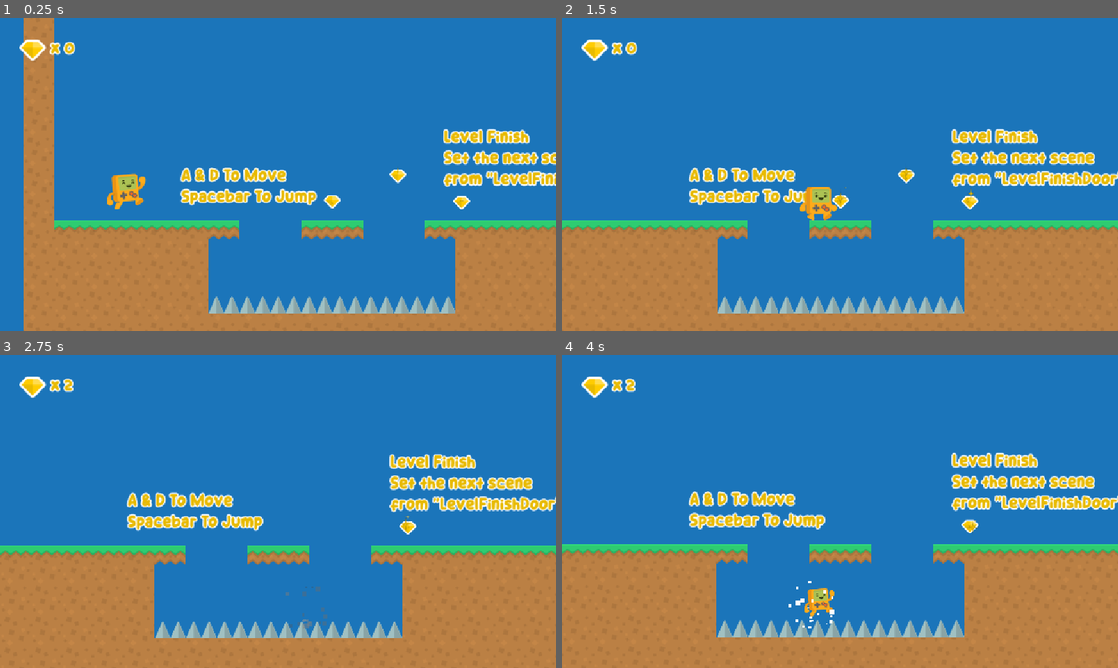
Above: before the commit, frames 1-4 (two rows, left to right).
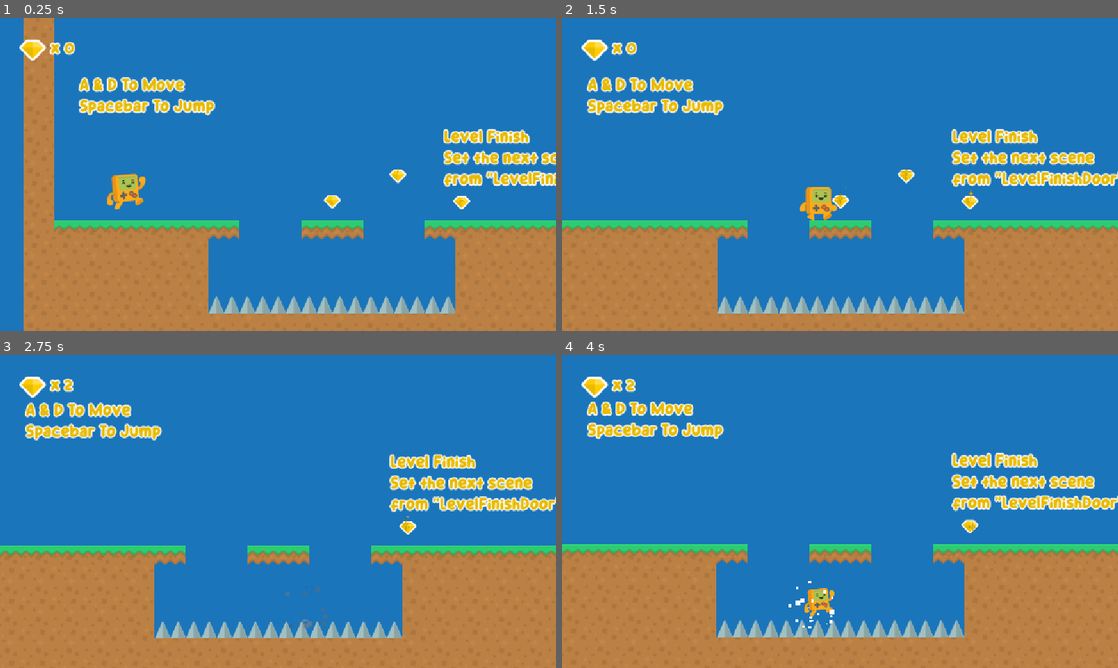
Above: after the commit, the same moments.

Repository: joshua-dyer/Godot-Test-Run
Game: Godot game, scene res://Scenes/Levels/Level_01.tscn
Same seed, same stepped clock (60 frames per second), same inputs: the game is played once before the commit and once after it.
Inputs:
- Up to frame 1 (0.25 s): no input
- Up to frame 2 (1.5 s): hold D (Right) from 0.53 s (still down); tap Space (Jump) at 0.77 s
- Up to frame 3 (2.75 s): tap Space (Jump) at 1.52 s; release D (Right) at 2.03 s; hold A (Left) from 2.03 s (still down)
- Up to frame 4 (4 s): release A (Left) at 2.78 s; hold D (Right) from 2.78 s (still down); tap Space (Jump) at 3.02, 3.77 s

The runs differ from the first frame. In frame 1, 3.2% of the frame differs, in the area x 14-58%, y 18-60%; in frame 2, 3.0%; in frame 3, 3.2%, in the area x 4-48%, y 15-57%; in frame 4, 3.2%.

Commit message:
Update Level_01.tscn

Diff:
--- a/2D-Platformer-Starter-Kit-df8d514357fa28089188a4e2097e179a52bdf8a4/Scenes/Levels/Level_01.tscn
+++ b/2D-Platformer-Starter-Kit-df8d514357fa28089188a4e2097e179a52bdf8a4/Scenes/Levels/Level_01.tscn
@@ -99,10 +99,10 @@
 [node name="TutorialText" type="Node2D" parent="."]
 
 [node name="Movement" type="Label" parent="TutorialText"]
-offset_left = 264.0
-offset_top = 336.0
-offset_right = 542.0
-offset_bottom = 420.0
+offset_left = 53.0
+offset_top = 149.0
+offset_right = 332.0
+offset_bottom = 233.0
 theme_override_colors/font_color = Color(0.910156, 0.730469, 0, 1)
 theme_override_colors/font_outline_color = Color(1, 1, 1, 1)
 theme_override_constants/outline_size = 10
